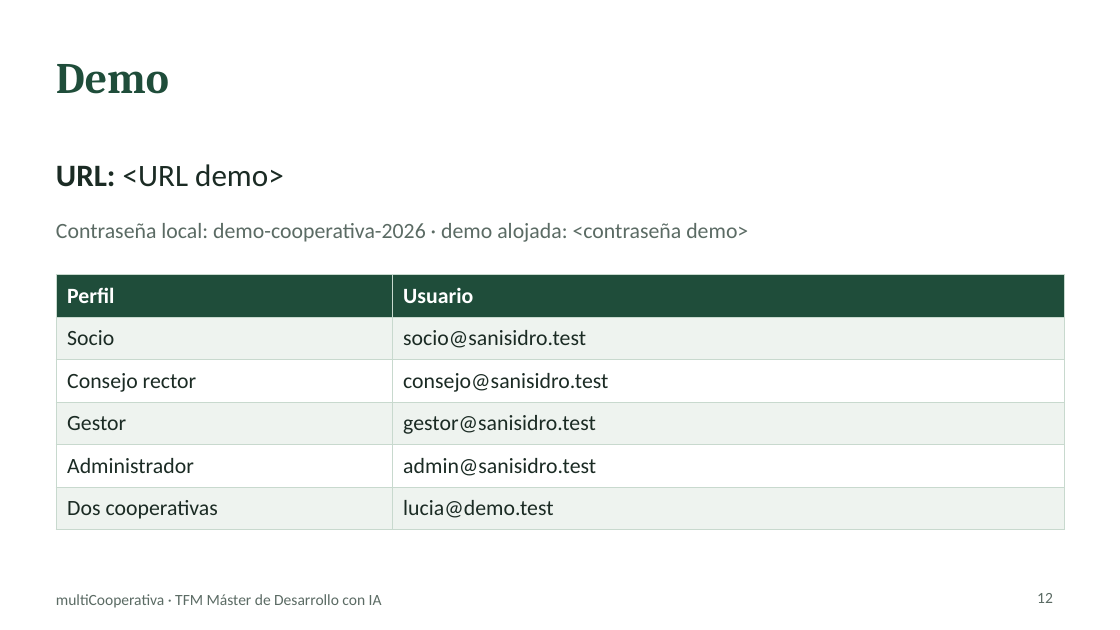
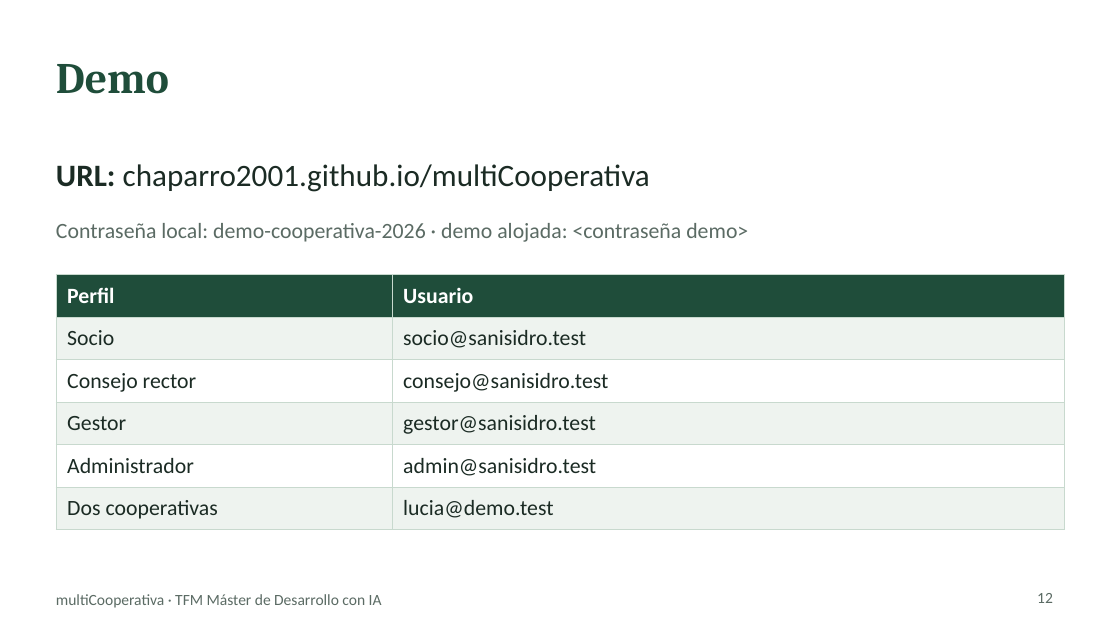
Before and after one commit to chaparro2001/multiCooperativa, a slide deck: slide 12 of docs/slides/multicooperativa-tfm.pptx. Drawn at 1120x630 pixels with LibreOffice and Linux fonts; fonts in the diff are those of the drawing. Boxes give left, top, right and bottom in pixels: in the first picture for what was removed or moved away, otherwise in the second. Text is boxed around its words. In the diff, an @@ line names an element or a change of style, - is before the commit and + after.

```diff
--- a/docs/slides/multicooperativa-tfm.pptx
+++ b/docs/slides/multicooperativa-tfm.pptx
@@ text at [56, 164, 650, 192]: text changed @@
-URL: <URL demo>
+URL: chaparro2001.github.io/multiCooperativa
```
Also in this commit, not shown: 3 other slides changed, 3 other files.
